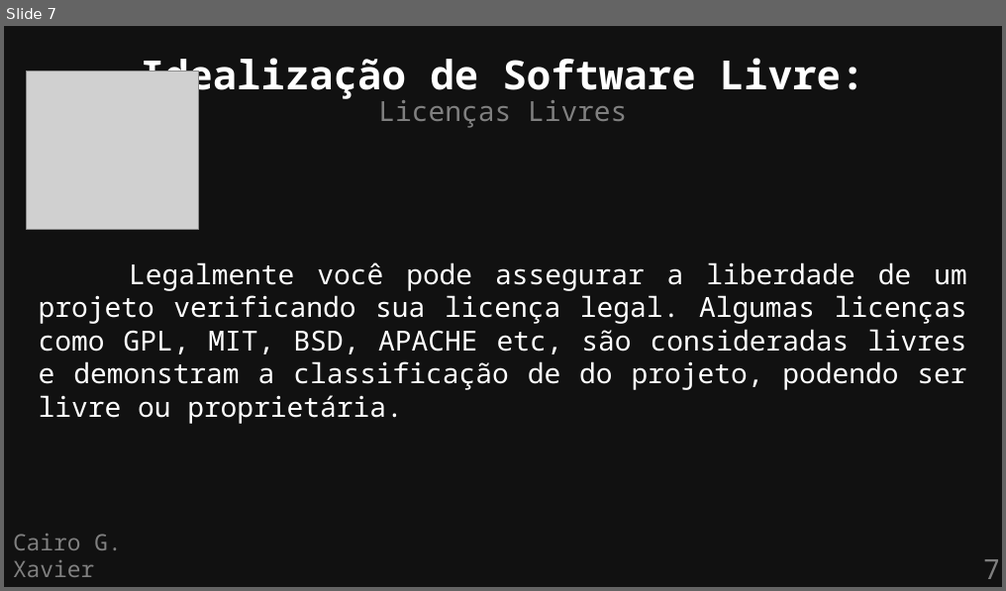
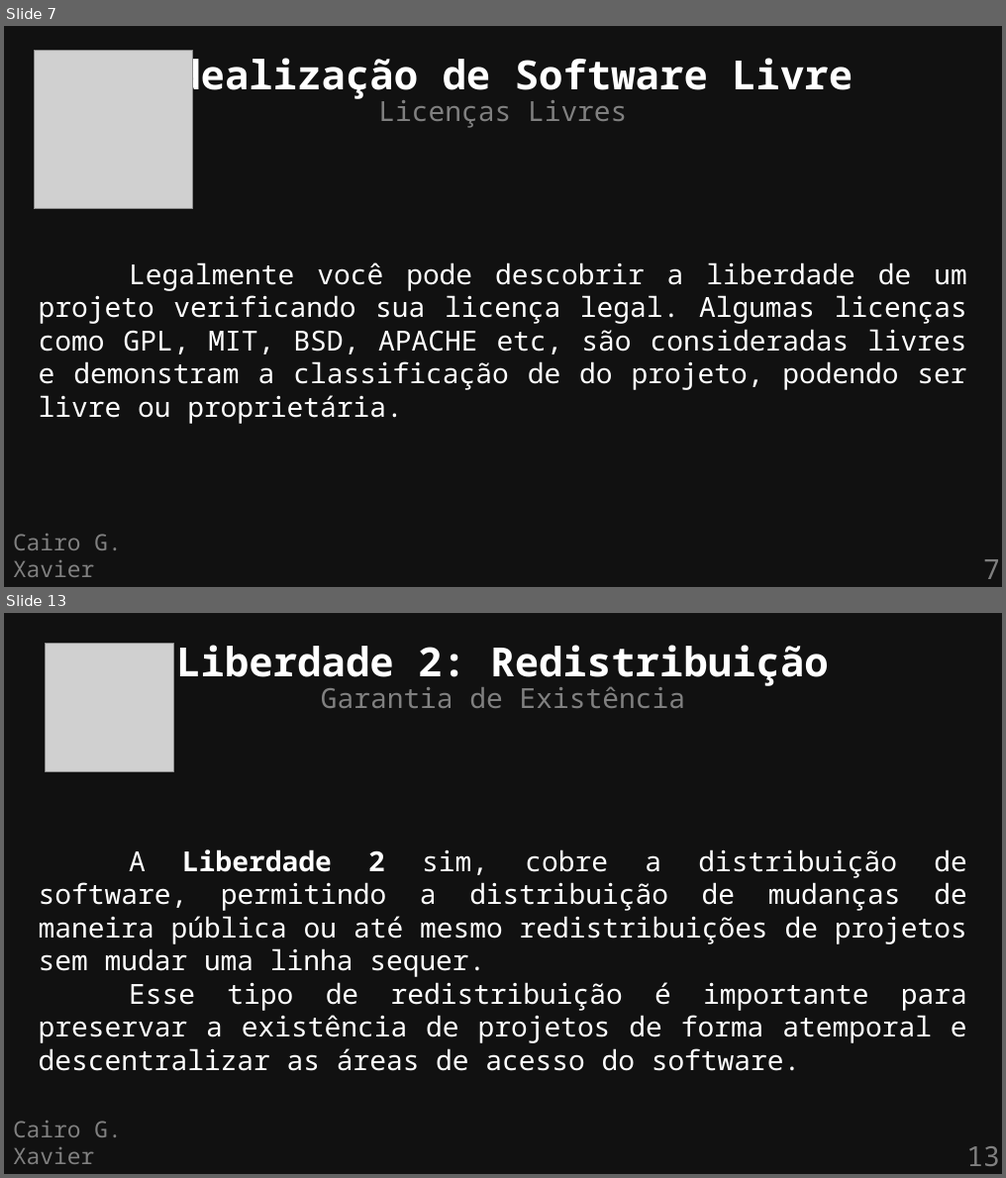
Before and after one commit to cairoGarcia/flisol-2026-ufmg, a slide deck: slides/definicao.odp. Shown one above the other, each under a label of ours: slide 7 before the commit, slides 7 and 13 after it; the slides between them are not shown. The pictures are 1006x591 and 1006x1178 pixels, drawn with LibreOffice and Linux fonts; fonts in the diff are those of the drawing; grey boxes stand for pictures. Boxes give left, top, right and bottom in pixels: in the first picture for what was removed or moved away, otherwise in the second. Text is boxed around its words. In the diff, an @@ line names an element or a change of style, - is before the commit and + after.

Commit message:
definicao: New slides; images: Updated images

```diff
--- a/slides/definicao.odp
+++ b/slides/definicao.odp
@@ slide 13 added at [4,613,1002,1174], background #111111 @@
@@ picture added at [46,643,173,771] @@
@@ text added at [176,645,828,687], 32 pt, text #FFFFFF, bold @@
+Liberdade 2: Redistribuição
@@ text added at [321,686,685,708], 22 pt, text #808080 @@
+Garantia de Existência
@@ text added at [39,850,967,1071], 22 pt, text #FFFFFF @@
+A Liberdade 2 sim, cobre a distribuição de software, permitindo a distribuição de mudanças de maneira pública ou até mesmo redistribuições de projetos sem mudar uma linha sequer.
+Esse tipo de redistribuição é importante para preservar a existência de projetos de forma atemporal e descentralizar as áreas de acesso do software.
@@ text added at [13,1121,121,1164], 18 pt, text #808080 @@
+Cairo G. Xavier
@@ page number added at [966,1147,999,1166], 22 pt, text #808080 @@
+13
@@ slide 7 changed as well @@
@@ picture: place and size @@
-picture at [27,71,199,230]
+picture at [34,51,192,209]
@@ text at [152,52,852,100]: text changed @@
-Idealização de Software Livre:
+Idealização de Software Livre
@@ text at [39,263,967,424]: text changed @@
-Legalmente você pode assegurar a liberdade de um projeto verificando sua licença legal. Algumas licenças como GPL, MIT, BSD, APACHE etc, são consideradas livres e demonstram a classificação de do projeto, podendo ser livre ou proprietária.
+Legalmente você pode descobrir a liberdade de um projeto verificando sua licença legal. Algumas licenças como GPL, MIT, BSD, APACHE etc, são consideradas livres e demonstram a classificação de do projeto, podendo ser livre ou proprietária.
```
Also in this commit, not shown: 6 other slides changed, 6 other slides added, 5 other files.
